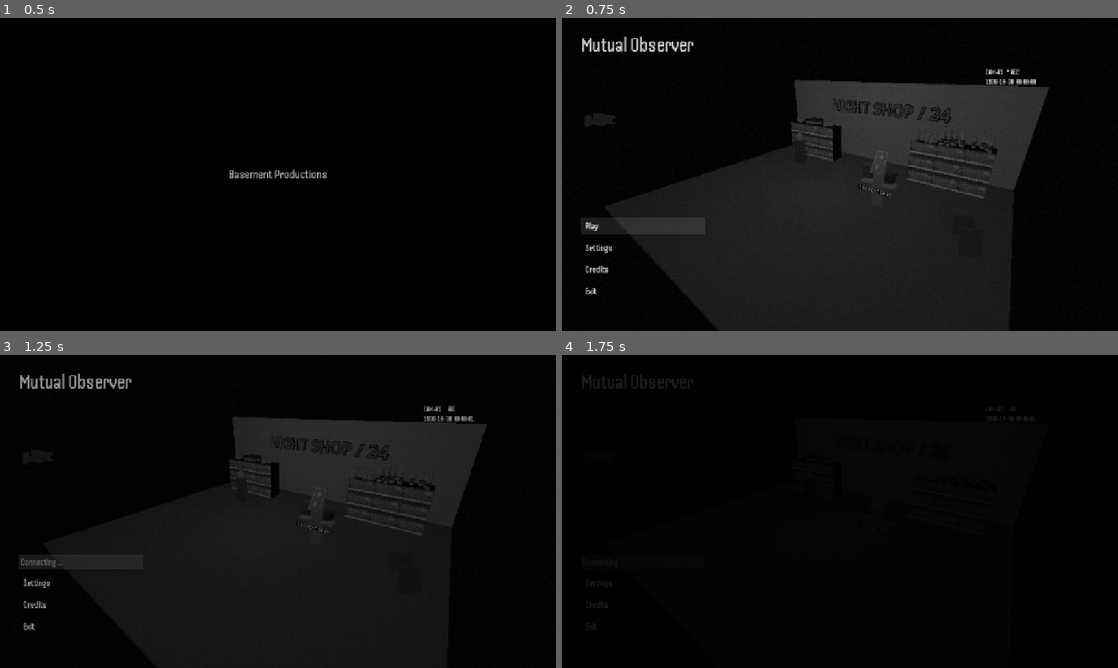
Above: before the commit, frames 1-4 (two rows, left to right).
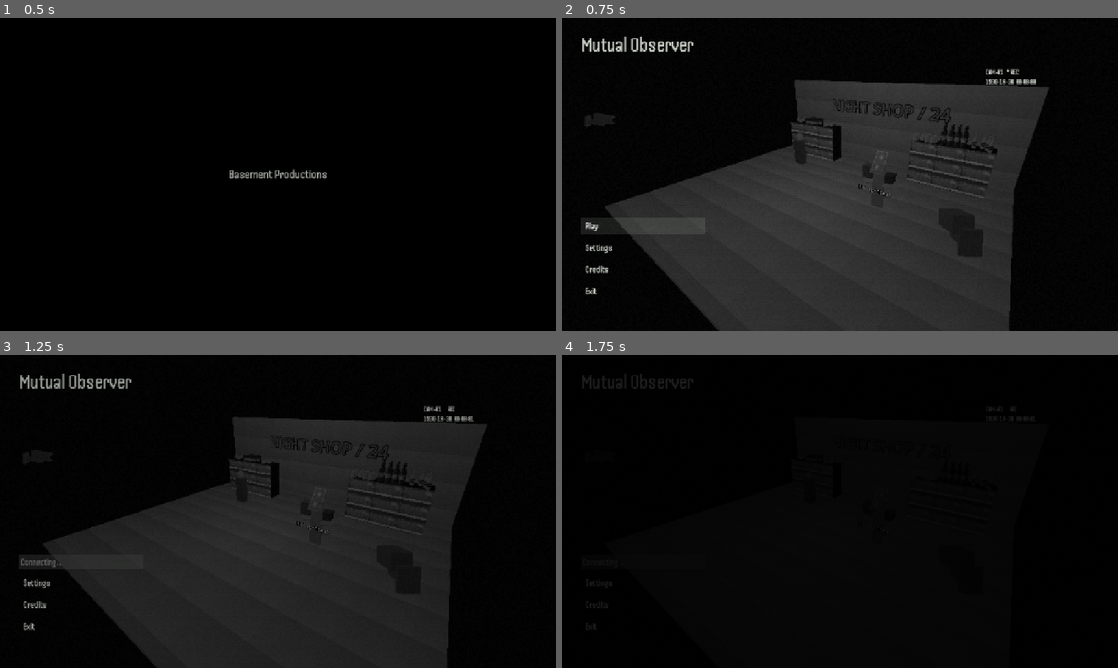
Above: after the commit, the same moments.

Repository: likhorada/SibGameJam_Autumn
Game: Godot game, scene res://scenes/menu/menu.tscn
Two runs of this game, one before a commit and one after it. Both use one fixed random seed, a clock stepped at 60 frames per second and the inputs below. Sound files missing from this copy of the repository are replaced by a short silence.
Inputs (mouse positions are in pixels of both pictures, inside the frame that each line leads up to):
- Up to frame 1 (0.5 s): no input
- Up to frame 2 (0.75 s): tap Enter (ui_accept) at 0.5 s; move the mouse to (962, 158) at 0.52 s; hold D (move_right) from 0.53 s (still down); hold F (flashlight) from 0.53 s (still down); click (962, 158) at 0.67 s
- Up to frame 3 (1.25 s): keep holding D (move_right); keep holding F (flashlight); tap Enter (ui_accept) at 0.77 s
- Up to frame 4 (1.75 s): release D (move_right) at 1.25 s; release F (flashlight) at 1.25 s; drag from (728, 527) to (812, 574) at 1.27 s

Frame 1 is identical in both runs. In frame 2, 0.6% of the frame differs, in the area x 30-74%, y 33-82%; in frame 3, 0.1%; in frame 4, less than 0.1%.

Commit message:
StoreTex

Diff:
--- a/scenes/cctv/locations/shop.tscn
+++ b/scenes/cctv/locations/shop.tscn
@@ -1,27 +1,32 @@
 [gd_scene format=3 uid="uid://c031a6wtjr7dk"]
 
 [ext_resource type="PackedScene" path="res://scenes/cctv/cctv_camera.tscn" id="1"]
+[ext_resource type="Texture2D" uid="uid://dnxpx0nxt4g6w" path="res://assets/textures/WallHomeNormalTex.png" id="1_o4k77"]
 [ext_resource type="Texture2D" uid="uid://c5hnwepejwbod" path="res://assets/textures/ShelfShopTex.png" id="1_xq3dm"]
 [ext_resource type="PackedScene" path="res://scenes/cctv/locations/test_mannequin.tscn" id="2"]
 [ext_resource type="PackedScene" uid="uid://cvsnip5isja56" path="res://assets/models/KSO.glb" id="4_oy2o1"]
 [ext_resource type="PackedScene" uid="uid://b8soj6kc28dm0" path="res://assets/models/Pumpkin.glb" id="5_tc0bc"]
 [ext_resource type="PackedScene" uid="uid://dr015viqdhp3k" path="res://assets/models/Cigarettes_final.glb" id="6_o4k77"]
 [ext_resource type="PackedScene" uid="uid://xj2rxkk58mga" path="res://assets/models/Jin_final.glb" id="7_6lbnd"]
-[ext_resource type="PackedScene" uid="uid://yjnt8034rd63" path="res://assets/models/Vodka_final.glb" id="8_v4ps1"]
 [ext_resource type="PackedScene" uid="uid://cprvkx8tc70mq" path="res://assets/models/Vodka.glb" id="9_ba0s3"]
-
-[sub_resource type="StandardMaterial3D" id="FloorMat"]
-albedo_color = Color(0.33, 0.35, 0.3, 1)
+[ext_resource type="PackedScene" uid="uid://blpt1kdtpmr7w" path="res://assets/models/Bottle_final.glb" id="10_6lbnd"]
+
+[sub_resource type="StandardMaterial3D" id="StandardMaterial3D_v4ps1"]
+albedo_texture = ExtResource("1_o4k77")
+uv1_scale = Vector3(25.66, 19.41, 19.41)
+texture_filter = 4
 
 [sub_resource type="BoxMesh" id="Floor"]
-material = SubResource("FloorMat")
+material = SubResource("StandardMaterial3D_v4ps1")
 size = Vector3(12, 0.15, 10)
 
-[sub_resource type="StandardMaterial3D" id="WallMat"]
-albedo_color = Color(0.62, 0.6, 0.43, 1)
+[sub_resource type="StandardMaterial3D" id="StandardMaterial3D_ba0s3"]
+albedo_texture = ExtResource("1_o4k77")
+uv1_scale = Vector3(32.998, 7.395, 7.395)
+texture_filter = 4
 
 [sub_resource type="BoxMesh" id="BackWall"]
-material = SubResource("WallMat")
+material = SubResource("StandardMaterial3D_ba0s3")
 size = Vector3(12, 4, 0.2)
 
 [sub_resource type="StandardMaterial3D" id="StandardMaterial3D_oy2o1"]
@@ -186,36 +191,6 @@
 [node name="Jin_final12" parent="." unique_id=341268071 instance=ExtResource("7_6lbnd")]
 transform = Transform3D(0.006735196, 0, -0.10478376, 0, 0.105, 0, 0.10478376, 0, 0.006735196, 2.8774996, 1.9875193, -3.9209917)
 
-[node name="Vodka_final" parent="." unique_id=1883143794 instance=ExtResource("8_v4ps1")]
-transform = Transform3D(0.026101653, 0, 0.023317456, 0, 0.035, 0, -0.023317456, 0, 0.026101653, 3.222276, 2.3857532, -3.464138)
-
-[node name="Vodka_final2" parent="." unique_id=1668388828 instance=ExtResource("8_v4ps1")]
-transform = Transform3D(0.032943267, 0, -0.011821219, 0, 0.035, 0, 0.011821219, 0, 0.032943267, 3.4610267, 2.3857532, -3.4503906)
-
-[node name="Vodka_final5" parent="." unique_id=534527328 instance=ExtResource("8_v4ps1")]
-transform = Transform3D(0.026101653, 0, 0.023317456, 0, 0.035, 0, -0.023317456, 0, 0.026101653, 3.1919985, 2.3857532, -3.6359344)
-
-[node name="Vodka_final6" parent="." unique_id=1927134596 instance=ExtResource("8_v4ps1")]
-transform = Transform3D(0.032943267, 0, -0.011821219, 0, 0.035, 0, 0.011821219, 0, 0.032943267, 3.4409182, 2.3857532, -3.6359344)
-
-[node name="Vodka_final7" parent="." unique_id=483602091 instance=ExtResource("8_v4ps1")]
-transform = Transform3D(0.032052685, 0, 0.0140579315, 0, 0.035000004, 0, -0.0140579315, 0, 0.032052685, 3.6372344, 2.3857532, -3.61276)
-
-[node name="Vodka_final8" parent="." unique_id=350708120 instance=ExtResource("8_v4ps1")]
-transform = Transform3D(0.03290434, 0, -0.011929134, 0, 0.035000004, 0, 0.011929134, 0, 0.03290434, 3.9152591, 2.3857532, -3.6359344)
-
-[node name="Vodka_final9" parent="." unique_id=303646505 instance=ExtResource("8_v4ps1")]
-transform = Transform3D(0.026101653, 0, 0.023317456, 0, 0.035, 0, -0.023317456, 0, 0.026101653, 3.222276, 2.3857532, -3.8166654)
-
-[node name="Vodka_final10" parent="." unique_id=1122756857 instance=ExtResource("8_v4ps1")]
-transform = Transform3D(0.032943267, 0, -0.011821219, 0, 0.035, 0, 0.011821219, 0, 0.032943267, 3.4409182, 2.3857532, -3.8166654)
-
-[node name="Vodka_final11" parent="." unique_id=1989931912 instance=ExtResource("8_v4ps1")]
-transform = Transform3D(0.032052685, 0, 0.0140579315, 0, 0.035000004, 0, -0.0140579315, 0, 0.032052685, 3.6372344, 2.3857532, -3.8166654)
-
-[node name="Vodka_final12" parent="." unique_id=1082825274 instance=ExtResource("8_v4ps1")]
-transform = Transform3D(0.03290434, 0, -0.011929134, 0, 0.035000004, 0, 0.011929134, 0, 0.03290434, 3.8747594, 2.3857532, -3.8166654)
-
 [node name="Vodka4" parent="." unique_id=716360213 instance=ExtResource("9_ba0s3")]
 transform = Transform3D(0.029878706, 0, -0.0026949532, 0, 0.029999997, 0, 0.0026949532, 0, 0.029878706, 4.851861, 2.319177, -3.4680796)
 
@@ -230,3 +205,27 @@
 
 [node name="Vodka12" parent="." unique_id=1903710841 instance=ExtResource("9_ba0s3")]
 transform = Transform3D(0.022908635, 0, -0.01936993, 0, 0.029999997, 0, 0.01936993, 0, 0.022908635, 4.8547297, 2.319177, -3.7910285)
+
+[node name="Bottle_final" parent="." unique_id=1911031887 instance=ExtResource("10_6lbnd")]
+transform = Transform3D(0.033723224, 0, 0.02151149, 0, 0.04, 0, -0.02151149, 0, 0.033723224, 3.2333195, 2.470313, -3.4754663)
+
+[node name="Bottle_final2" parent="." unique_id=1045137587 instance=ExtResource("10_6lbnd")]
+transform = Transform3D(0.028427593, 0, -0.028140217, 0, 0.04, 0, 0.028140217, 0, 0.028427593, 3.4944246, 2.470313, -3.4754663)
+
+[node name="Bottle_final3" parent="." unique_id=1800461763 instance=ExtResource("10_6lbnd")]
+transform = Transform3D(0.028427593, 0, -0.028140217, 0, 0.04, 0, 0.028140217, 0, 0.028427593, 3.736609, 2.470313, -3.4754663)
+
+[node name="Bottle_final4" parent="." unique_id=653250662 instance=ExtResource("10_6lbnd")]
+transform = Transform3D(0.028427593, 0, -0.028140217, 0, 0.04, 0, 0.028140217, 0, 0.028427593, 3.960574, 2.470313, -3.4754663)
+
+[node name="Bottle_final5" parent="." unique_id=2077437824 instance=ExtResource("10_6lbnd")]
+transform = Transform3D(0.033723224, 0, 0.02151149, 0, 0.04, 0, -0.02151149, 0, 0.033723224, 3.2333195, 2.470313, -3.7347226)
+
+[node name="Bottle_final6" parent="." unique_id=638813638 instance=ExtResource("10_6lbnd")]
+transform = Transform3D(0.028427593, 0, -0.028140217, 0, 0.04, 0, 0.028140217, 0, 0.028427593, 3.4944246, 2.470313, -3.7347226)
+
+[node name="Bottle_final7" parent="." unique_id=286528098 instance=ExtResource("10_6lbnd")]
+transform = Transform3D(0.028427593, 0, -0.028140217, 0, 0.04, 0, 0.028140217, 0, 0.028427593, 3.736609, 2.470313, -3.7347226)
+
+[node name="Bottle_final8" parent="." unique_id=42479063 instance=ExtResource("10_6lbnd")]
+transform = Transform3D(0.028427593, 0, -0.028140217, 0, 0.04, 0, 0.028140217, 0, 0.028427593, 3.960574, 2.470313, -3.7347226)
Not shown, added: assets/models/AlkashRig.glb.import
Binary file added: assets/models/AlkashRig_ArmDownTex.png
Not shown, added: assets/models/AlkashRig_ArmDownTex.png.import
Binary file added: assets/models/AlkashRig_ArmsUpTex.png
Not shown, added: assets/models/AlkashRig_ArmsUpTex.png.import
Binary file added: assets/models/AlkashRig_Face2.png
Not shown, added: assets/models/AlkashRig_Face2.png.import
Binary file added: assets/models/AlkashRig_FeetTex.png
Not shown, added: assets/models/AlkashRig_FeetTex.png.import
Binary file added: assets/models/AlkashRig_HipsTex.png
Not shown, added: assets/models/AlkashRig_HipsTex.png.import
Binary file added: assets/models/AlkashRig_LegDownTex.png
(and 36 more such lines)
